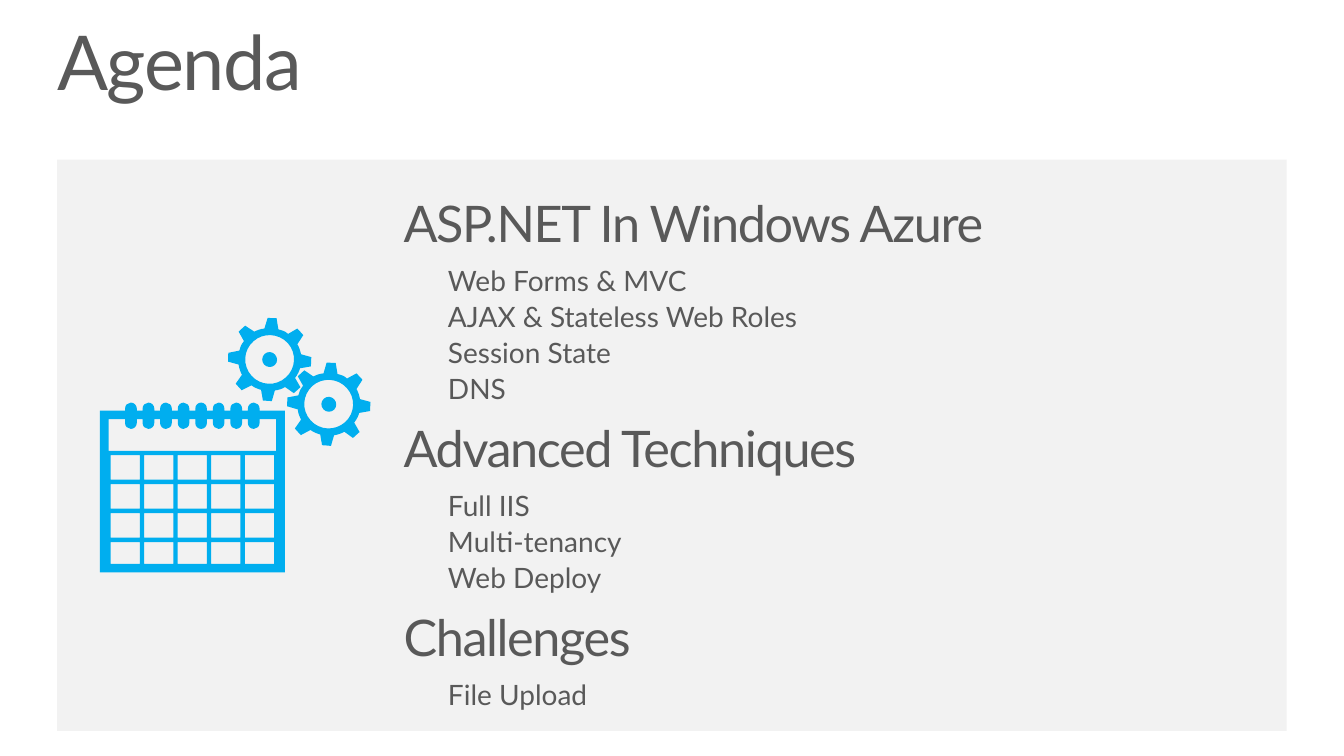
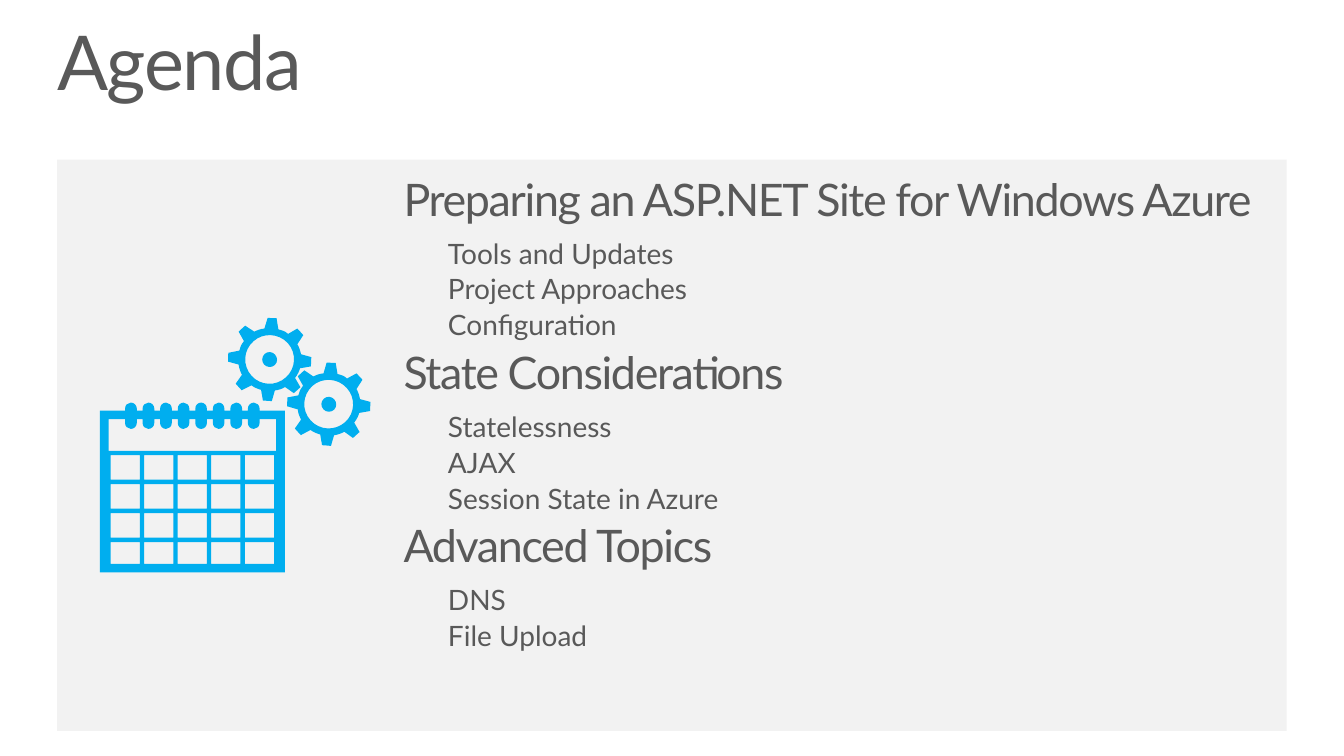
Before and after one commit to Microsoft-Web/WebTK-Presentations, a slide deck: slide 3 of DeployWebAppsToCloud/DeployWebAppsToCloud.pptx. Drawn at 1344x756 pixels with LibreOffice and Linux fonts; fonts in the diff are those of the drawing. Boxes give left, top, right and bottom in pixels: in the first picture for what was removed or moved away, otherwise in the second. Text is boxed around its words. In the diff, an @@ line names an element or a change of style, - is before the commit and + after.

Commit message:
added more content to the azure deck

```diff
--- a/DeployWebAppsToCloud/DeployWebAppsToCloud.pptx
+++ b/DeployWebAppsToCloud/DeployWebAppsToCloud.pptx
@@ text "Preparing an ASP.NET Site for ...": place and size @@
-text "Preparing an ASP.NET Site for ..." at bbox=[404, 205, 983, 710]
+text "Preparing an ASP.NET Site for ..." at bbox=[404, 183, 1251, 651]
@@ text at bbox=[404, 183, 1251, 570]: text changed @@
-ASP.NET In Windows Azure
-    Web Forms & MVC
-    AJAX & Stateless Web Roles
-    Session State
+Preparing an ASP.NET Site for Windows Azure
+    Tools and Updates
+    Project Approaches
+    Configuration
+State Considerations
+    Statelessness
+    AJAX
+    Session State in Azure
+Advanced Topics
@@ text at bbox=[404, 430, 856, 665]: paragraphs removed @@
-Advanced Techniques
-    Full IIS
-    Multi-tenancy
-    Web Deploy
-Challenges
@@ text at bbox=[448, 589, 506, 610]: less space between paragraphs @@
```
Also in this commit, not shown: 3 other slides changed, 7 slides added, 2 slides removed.
